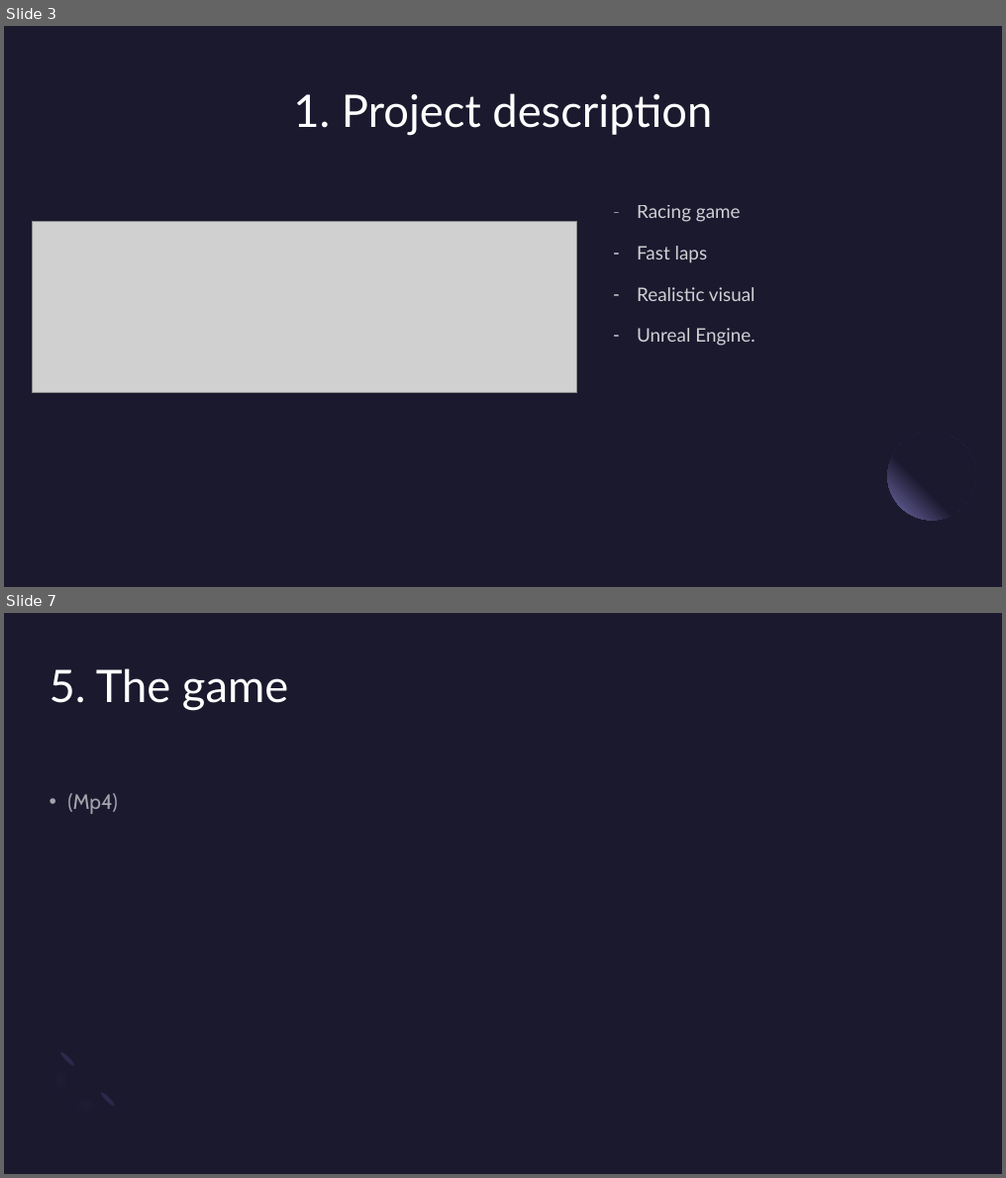
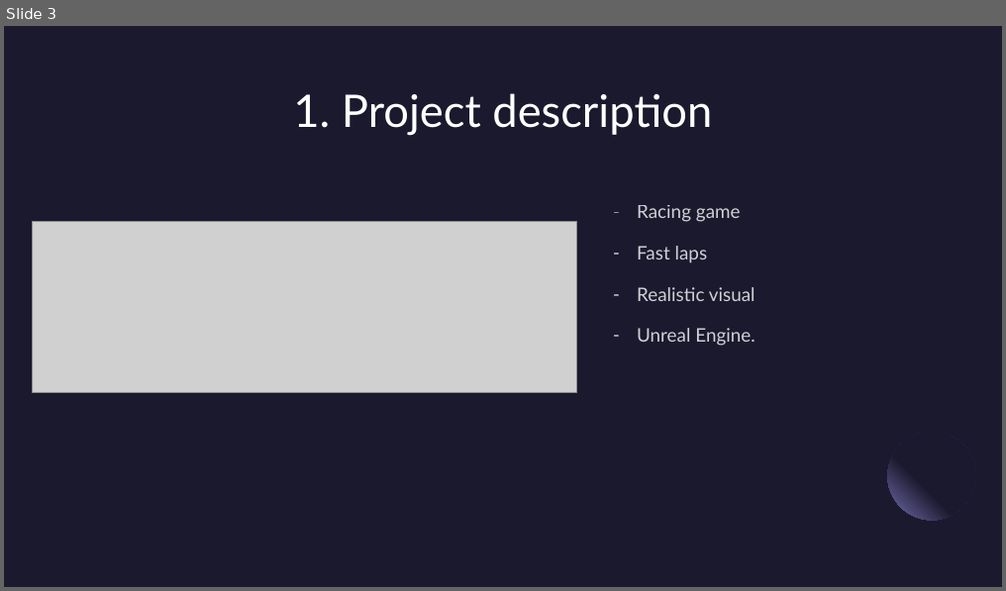
Before and after one commit to TygoB-B5/GTRacing_Pro, a slide deck: Presentatie GTRacingPro.pptx. Shown one above the other, each under a label of ours: slides 3 and 7 before the commit, slide 3 after it; the slides between them are not shown. The pictures are 1006x1178 and 1006x591 pixels, drawn with LibreOffice and Linux fonts; fonts in the diff are those of the drawing; grey boxes stand for pictures. Boxes give left, top, right and bottom in pixels: in the first picture for what was removed or moved away, otherwise in the second. Text is boxed around its words. In the diff, an @@ line names an element or a change of style, - is before the commit and + after.

```diff
--- a/Presentatie GTRacingPro.pptx
+++ b/Presentatie GTRacingPro.pptx
@@ slide 7 removed at [4,613,1002,1174], background #1B192E @@
@@ title removed at [50,668,288,711] @@
-5. The game
@@ text removed at [67,793,118,814] @@
-• (Mp4)
@@ freeform shape removed at [34,1049,118,1133] @@
@@ ellipse removed at [59,1051,76,1067] @@
@@ ellipse removed at [99,1091,116,1108] @@
```
Also in this commit, not shown: 4 slides changed, 1 other file.
